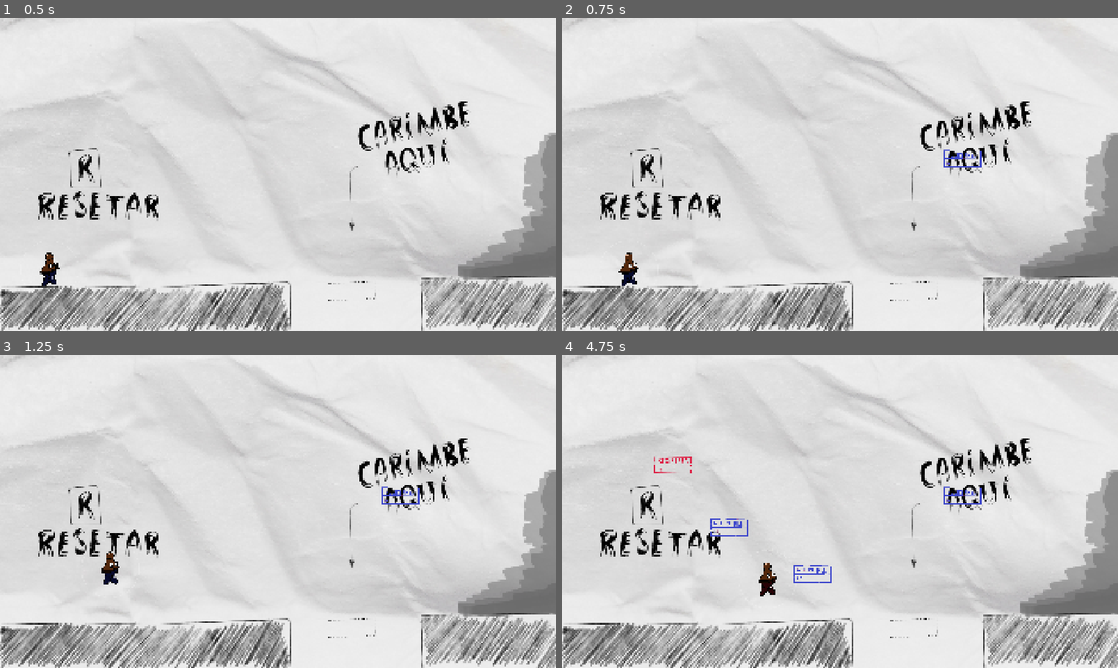
Above: before the commit, frames 1-4 (two rows, left to right).
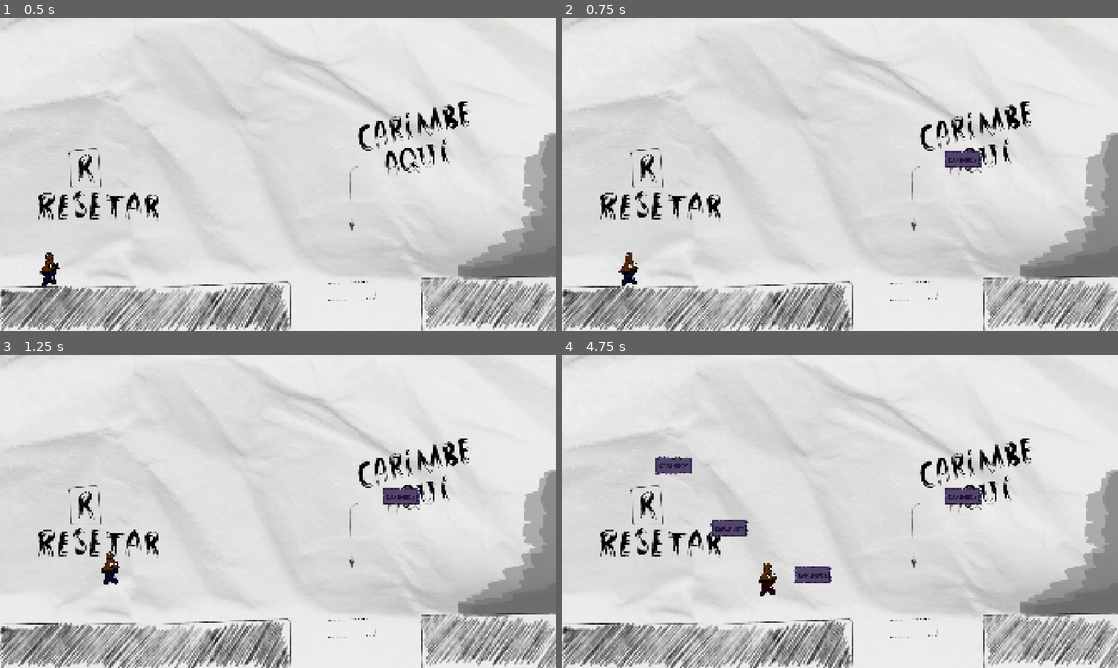
Above: after the commit, the same moments.

Repository: BrianMath/Carimboy
Game: Godot game, scene res://scenes/mapas/tutorial.tscn
Same seed, same stepped clock (60 frames per second), same inputs: the game is played once before the commit and once after it. This scene is started directly instead of the project's main scene.
Inputs (mouse positions are in pixels of both pictures, inside the frame that each line leads up to):
- Up to frame 1 (0.5 s): no input
- Up to frame 2 (0.75 s): move the mouse to (962, 158) at 0.52 s; press the mouse at (962, 158) at 0.53 s; hold D (direita) from 0.53 s (still down)
- Up to frame 3 (1.25 s): keep holding D (direita); tap Space (pular) at 0.77, 0.8, 1.07 s
- Up to frame 4 (4.75 s): move the mouse to (728, 527) at 1.27 s; release the mouse at (728, 527) at 1.28 s; tap Space (pular) at 1.35, 1.52, 1.82, 2.3, 3.02, 3.32, 3.77, 3.8, 4.07, 4.52 s; click (728, 527) at 1.55 s; move the mouse to (895, 442) at 2.02 s; release D (direita) at 2.03 s; hold A (esquerda) 2.03-2.78 s; hold 2 (carimboy_amarelo) 2.03-2.78 s; move the mouse to (812, 574) at 2.77 s; hold D (direita) 2.78-4.28 s; tap 1 (carimboy_azul) at 2.85 s; click (812, 574) at 3.05 s; move the mouse to (1006, 558) at 3.52 s; hold 3 (carimboy_verde) 3.53-4.28 s; move the mouse to (673, 464) at 4.27 s; hold A (esquerda) from 4.28 s (still down); tap 4 (carimboy_vermelho) at 4.35 s; click (673, 464) at 4.55 s

Frame 1 is identical in both runs. In frame 2, 0.4% of the frame differs, in the area x 68-76%, y 42-48%; in frame 3, 0.4%; in frame 4, 1.5%, in the area x 16-76%, y 32-73%.

Commit message:
feat: adição do carimbo de escada funcional

Diff:
--- a/project.godot
+++ b/project.godot
@@ -35,6 +35,10 @@
 "res://sprites/": "purple"
 }
 
+[global_group]
+
+escada=""
+
 [input]
 
 clicar={
@@ -54,11 +58,21 @@
 , Object(InputEventKey,"resource_local_to_scene":false,"resource_name":"","device":-1,"window_id":0,"alt_pressed":false …(186 unchanged characters)…
 ]
 }
-pular={
+cima={
 "deadzone": 0.2,
 "events": [Object(InputEventKey,"resource_local_to_scene":false,"resource_name":"","device":-1,"window_id":0,"alt_press …(192 unchanged characters)…
 , Object(InputEventKey,"resource_local_to_scene":false,"resource_name":"","device":-1,"window_id":0,"alt_pressed":false …(186 unchanged characters)…
-, Object(InputEventKey,"resource_local_to_scene":false,"resource_name":"","device":-1,"window_id":0,"alt_pressed":false,"shift_pressed":false,"ctrl_pressed":false,"meta_pressed":false,"pressed":false,"keycode":0,"physical_keycode":32,"key_label":0,"unicode":32,"location":0,"echo":false,"script":null)
+]
+}
+baixo={
+"deadzone": 0.2,
+"events": [Object(InputEventKey,"resource_local_to_scene":false,"resource_name":"","device":-1,"window_id":0,"alt_pressed":false,"shift_pressed":false,"ctrl_pressed":false,"meta_pressed":false,"pressed":false,"keycode":0,"physical_keycode":83,"key_label":0,"unicode":115,"location":0,"echo":false,"script":null)
+, Object(InputEventKey,"resource_local_to_scene":false,"resource_name":"","device":-1,"window_id":0,"alt_pressed":false,"shift_pressed":false,"ctrl_pressed":false,"meta_pressed":false,"pressed":false,"keycode":0,"physical_keycode":4194322,"key_label":0,"unicode":0,"location":0,"echo":false,"script":null)
+]
+}
+pular={
+"deadzone": 0.2,
+"events": [Object(InputEventKey,"resource_local_to_scene":false,"resource_name":"","device":-1,"window_id":0,"alt_pressed":false,"shift_pressed":false,"ctrl_pressed":false,"meta_pressed":false,"pressed":false,"keycode":0,"physical_keycode":32,"key_label":0,"unicode":32,"location":0,"echo":false,"script":null)
 ]
 }
 modo_carimbo_bt={
--- /dev/null
+++ b/scenes/carimbos/carimbo0.tscn
@@ -0,0 +1,21 @@
+[gd_scene format=3 uid="uid://dyl0dstjtb44s"]
+
+[ext_resource type="Script" uid="uid://c5jl4uv3gcqee" path="res://scripts/carimbos/carimbo1.gd" id="1_w10i3"]
+[ext_resource type="Texture2D" uid="uid://deo5a6imx4soj" path="res://sprites/carimbos/carimbo0.png" id="2_w10i3"]
+
+[sub_resource type="RectangleShape2D" id="RectangleShape2D_kxde8"]
+size = Vector2(126, 98.74286)
+
+[node name="Carimbo" type="StaticBody2D" unique_id=1489284514]
+collision_layer = 4
+script = ExtResource("1_w10i3")
+
+[node name="Sprite" type="Sprite2D" parent="." unique_id=1604177011]
+position = Vector2(3.8146973e-06, 0)
+scale = Vector2(0.52117264, 0.36792454)
+texture = ExtResource("2_w10i3")
+
+[node name="ColisaoCarimbo" type="CollisionShape2D" parent="." unique_id=1475117077]
+position = Vector2(1, 2.999999)
+scale = Vector2(1, 0.546875)
+shape = SubResource("RectangleShape2D_kxde8")
--- a/scenes/carimbos/carimbo1.tscn
+++ b/scenes/carimbos/carimbo1.tscn
@@ -1,22 +1,23 @@
-[gd_scene format=3 uid="uid://dyl0dstjtb44s"]
+[gd_scene format=3 uid="uid://h6iuw5op3vxo"]
 
-[ext_resource type="Script" uid="uid://c5jl4uv3gcqee" path="res://scripts/carimbos/carimbo1.gd" id="1_6ewvh"]
-[ext_resource type="Texture2D" uid="uid://yd3vv2rbk1r" path="res://sprites/carimbos/carimbo3.png" id="2_06aco"]
+[ext_resource type="Script" uid="uid://bbbry2d2lnp6g" path="res://scripts/carimbos/carimbo2.gd" id="1_kppmg"]
+[ext_resource type="Texture2D" uid="uid://cu7itv0dmep7k" path="res://sprites/carimbos/carimbo1.png" id="2_6ewvh"]
 
-[sub_resource type="RectangleShape2D" id="RectangleShape2D_kxde8"]
-size = Vector2(130, 109.71429)
+[sub_resource type="RectangleShape2D" id="RectangleShape2D_kppmg"]
+size = Vector2(136, 282)
 
-[node name="Carimbo" type="StaticBody2D" unique_id=1489284514]
+[node name="CarimboEscada" type="Area2D" unique_id=102934385 groups=["escada"]]
 collision_layer = 4
-script = ExtResource("1_6ewvh")
+script = ExtResource("1_kppmg")
 
-[node name="Sprite" type="Sprite2D" parent="." unique_id=1604177011]
-position = Vector2(3.8146973e-06, 0)
-scale = Vector2(0.5625, 0.4375)
-texture = ExtResource("2_06aco")
+[node name="Sprite" type="Sprite2D" parent="." unique_id=743528855]
+scale = Vector2(0.44086018, 0.5942029)
+texture = ExtResource("2_6ewvh")
 
-[node name="ColisaoCarimbo" type="CollisionShape2D" parent="." unique_id=1475117077]
-visible = false
-position = Vector2(0, -8.940697e-07)
-scale = Vector2(1, 0.546875)
-shape = SubResource("RectangleShape2D_kxde8")
+[node name="ColisaoEscada" type="CollisionShape2D" parent="." unique_id=1407753399]
+position = Vector2(0, 2.5)
+scale = Vector2(0.5, 0.5)
+shape = SubResource("RectangleShape2D_kppmg")
+
+[connection signal="body_entered" from="." to="." method="_on_body_entered"]
+[connection signal="body_exited" from="." to="." method="_on_body_exited"]
--- a/scenes/personagem.tscn
+++ b/scenes/personagem.tscn
@@ -9,6 +9,7 @@
 height = 114.0
 
 [node name="Personagem" type="CharacterBody2D" unique_id=62674396]
+z_index = 1
 collision_mask = 6
 script = ExtResource("1_4dohe")
 metadata/_edit_horizontal_guides_ = [-24.0]
@@ -25,3 +26,12 @@
 [node name="Click" type="AudioStreamPlayer2D" parent="." unique_id=977255520]
 stream = ExtResource("4_dqkch")
 volume_db = 5.0
+
+[node name="Area2D" type="Area2D" parent="." unique_id=2062789606]
+collision_mask = 4
+
+[node name="CollisionShape2D" type="CollisionShape2D" parent="Area2D" unique_id=1561689811]
+shape = SubResource("CapsuleShape2D_g2els")
+
+[connection signal="area_entered" from="Area2D" to="." method="_on_area_2d_area_entered"]
+[connection signal="area_exited" from="Area2D" to="." method="_on_area_2d_area_exited"]
--- /dev/null
+++ b/scripts/carimbos/carimbo2.gd
@@ -0,0 +1 @@
+extends Area2D
--- a/scripts/mapas/tutorial.gd
+++ b/scripts/mapas/tutorial.gd
@@ -6,4 +6,4 @@
 	Global.qtd_carimbos = 4
 
 func _on_area_2d_body_entered(_body: Node2D) -> void:
-	$Player.position = Global.pos_inicial
+	$Personagem.position = Global.pos_inicial
--- a/scripts/personagem.gd
+++ b/scripts/personagem.gd
@@ -1,14 +1,15 @@
 extends CharacterBody2D
 
 const SPEED: float         = 300.0
+const CLIMB_SPEED: float   = 300.0
 const JUMP_VELOCITY: float = -500.0
 
 var modo_carimbo: bool = true
 var qtd_carimbo: int = 0
 var draw_distance: int = 100
-var carimbo_scene := preload("res://scenes/carimbos/carimbo1.tscn")
+var carimbo_scene0 := preload("res://scenes/carimbos/carimbo0.tscn")
+var carimbo_scene1 := preload("res://scenes/carimbos/carimbo1.tscn")
 var carimbos: Array
-var input_habilitado = true
 var carimboys: Array = [
 	preload("res://sprites/carimboys/carimboy_azul.png"),
 	preload("res://sprites/carimboys/carimboy_amarelo.png"),
@@ -17,19 +18,15 @@
 ]
 var carimboy_atual: int = 0
 var mao = preload("res://sprites/menu/mao_pequena.png")
+var na_escada: bool = false
+var escadas_sobrepostas: int = 0
 
 func _ready() -> void:
 	get_parent().setup()
 	qtd_carimbo = Global.qtd_carimbos
 	Input.set_custom_mouse_cursor(mao, Input.CURSOR_ARROW, Vector2(64, 64))
 
-func _on_timeover() -> void:
-	input_habilitado = true
-
 func _input(event) -> void:
-	if !input_habilitado:
-		return
-
 	# Troca entre os modos de jogo
 	if event.is_action_pressed("modo_carimbo_bt"):
 		modo_carimbo = !modo_carimbo
@@ -42,6 +39,7 @@
 		queue_redraw()
 		return
 
+	# Reseta fase e limpa os carimbos
 	if event.is_action_pressed("reiniciar"):
 		position = Global.pos_inicial
 		for c in carimbos:
@@ -52,6 +50,7 @@
 	if !modo_carimbo:
 		return
 
+	# Muda a cor do Carimboy
 	if event.is_action_pressed("carimboy_azul"):
 		$PlayerSprite.texture = carimboys[0]
 		carimboy_atual = 0
@@ -65,19 +64,26 @@
 		$PlayerSprite.texture = carimboys[3]
 		carimboy_atual = 3
 
+	# Ação de carimbar
 	if event.is_action_pressed("clicar") and qtd_carimbo > 0:
 		var mouse_pos = get_global_mouse_position()
 		var distance = global_position.distance_to(mouse_pos)
 
-		# Adiciona instância do carimbo e reduz quantidade de tinta
+		# Adiciona instância do carimbo ao array e reduz quantidade de tinta
 		if distance > draw_distance:
 			$Click.play()
-			var carimbo: StaticBody2D = carimbo_scene.instantiate()
-			carimbo.change_color(carimboy_atual)
+			var carimbo = carimbo_instance()
 			carimbos.append(carimbo)
 			carimbo.global_position = mouse_pos
 			get_parent().add_child(carimbo)
 			qtd_carimbo -= 1
+
+func carimbo_instance():
+	match carimboy_atual:
+		0: return carimbo_scene0.instantiate()
+		1: return carimbo_scene1.instantiate()
+		2: return carimbo_scene0.instantiate()
+		3: return carimbo_scene0.instantiate()
 
 func _draw() -> void:
 	# Se estiver no modo carimbo aparece o limite onde pode colocar o carimbo
@@ -85,24 +91,43 @@
 		draw_arc(Vector2.ZERO, draw_distance, 0, TAU, 64, Color(1, 1, 1, 0.2), 2)
 
 func _physics_process(delta: float) -> void:
-	# Add the gravity.
-	if not is_on_floor():
+	var no_chao: bool = is_on_floor()
+	var dir_horizontal := Input.get_axis("esquerda", "direita")
+	var dir_vertical := Input.get_axis("cima", "baixo")
+
+	# A ação de subir e descer só funciona se estiver em contato com a escada
+	if na_escada:
+		# Enquanto estiver pressionando cima/baixo se movimenta na escada
+		if dir_vertical:
+			velocity.y = dir_vertical * CLIMB_SPEED
+		# Se esiver na escada e parar de pressionar cima/baixo, para na escada
+		else:
+			velocity.y = move_toward(velocity.y, 0, CLIMB_SPEED)
+	# Se não estiver em contato com a escada, a gravidade funciona
+	elif not no_chao:
 		velocity += get_gravity() * delta
 
-	if !input_habilitado:
-		move_and_slide()
-		return
-
-	# Handle jump.
-	if Input.is_action_just_pressed("pular") and is_on_floor():
+	# Só pode pular se não estiver subindo
+	if Input.is_action_just_pressed("pular") and (no_chao or na_escada):
+		na_escada = false
 		velocity.y = JUMP_VELOCITY
 
-	# Get the input direction and handle the movement/deceleration.
-	# As good practice, you should replace UI actions with custom gameplay actions.
-	var direction := Input.get_axis("esquerda", "direita")
-	if direction:
-		velocity.x = direction * SPEED
+	if dir_horizontal:
+		velocity.x = dir_horizontal * SPEED
 	else:
 		velocity.x = move_toward(velocity.x, 0, SPEED)
 
 	move_and_slide()
+
+func _on_area_2d_area_entered(area: Area2D) -> void:
+	if area.is_in_group("escada"):
+		escadas_sobrepostas += 1
+		atualizar_estado_escadas()
+
+func _on_area_2d_area_exited(area: Area2D) -> void:
+	if area.is_in_group("escada"):
+		escadas_sobrepostas = max(0, escadas_sobrepostas-1)
+		atualizar_estado_escadas()
+
+func atualizar_estado_escadas() -> void:
+	na_escada = escadas_sobrepostas > 0
Not shown, added: scripts/carimbos/carimbo2.gd.uid
Binary file changed: sprites/carimbos/carimbo0.png
Binary file changed: sprites/carimbos/carimbo1.png
